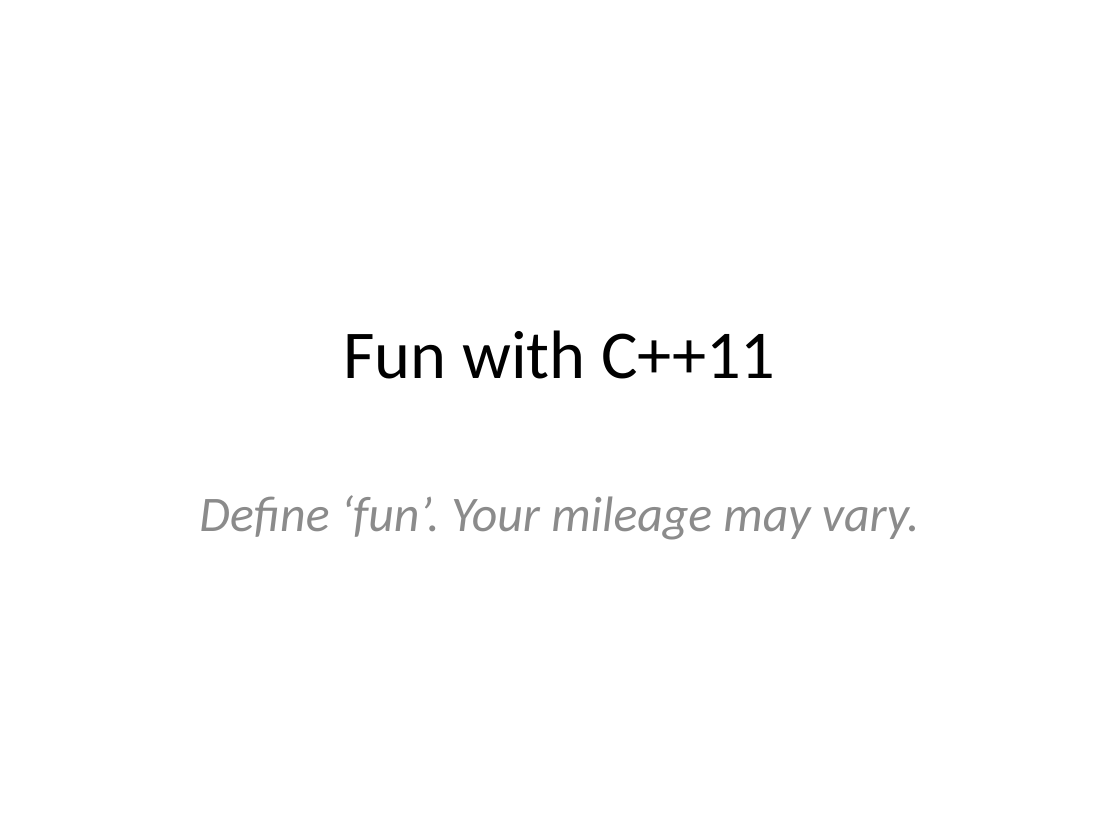
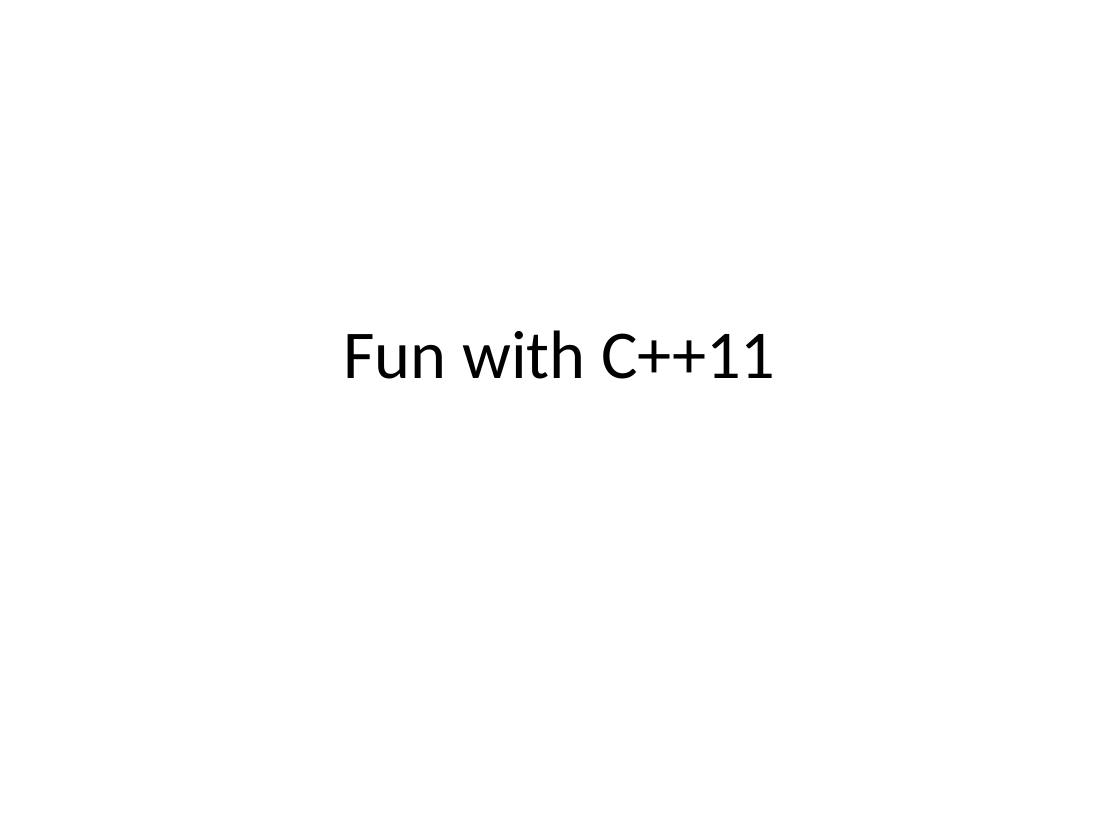
Before and after one commit to fellmad/FunWithCpp11, a slide deck: slide 1 of doc/Fun_with_C++11.pptx. Drawn at 1120x840 pixels with LibreOffice and Linux fonts; fonts in the diff are those of the drawing. Boxes give left, top, right and bottom in pixels: in the first picture for what was removed or moved away, otherwise in the second. Text is boxed around its words. In the diff, an @@ line names an element or a change of style, - is before the commit and + after.

```diff
--- a/doc/Fun_with_C++11.pptx
+++ b/doc/Fun_with_C++11.pptx
@@ subtitle removed at (199,495,919,540) @@
-Define ‘fun’. Your mileage may vary.
```
Also in this commit, not shown: 3 other slides changed, 7 slides added.
